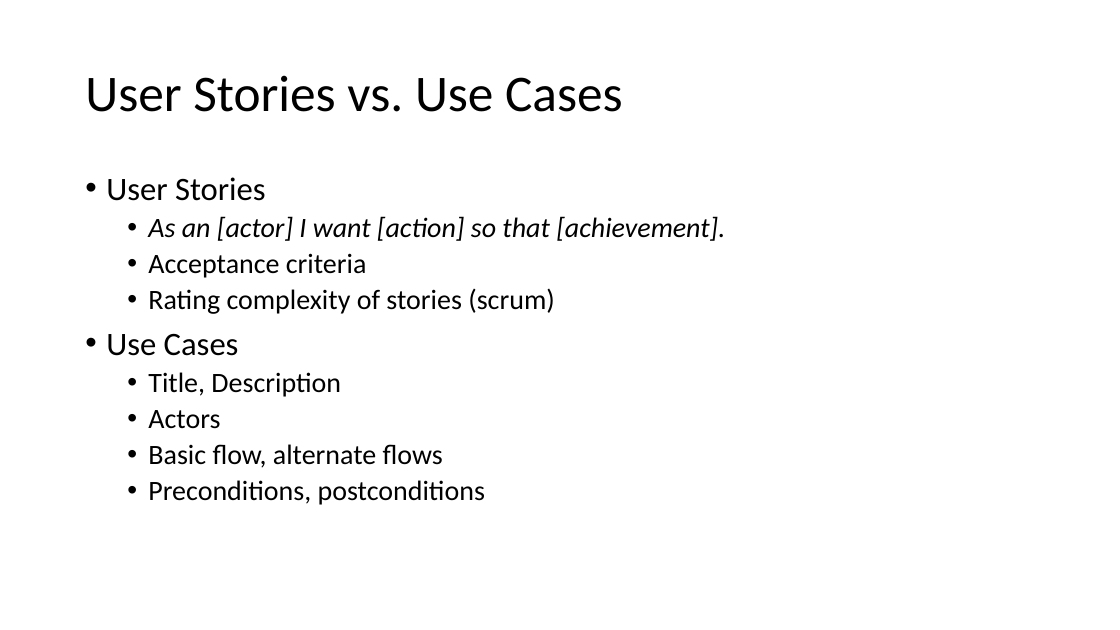
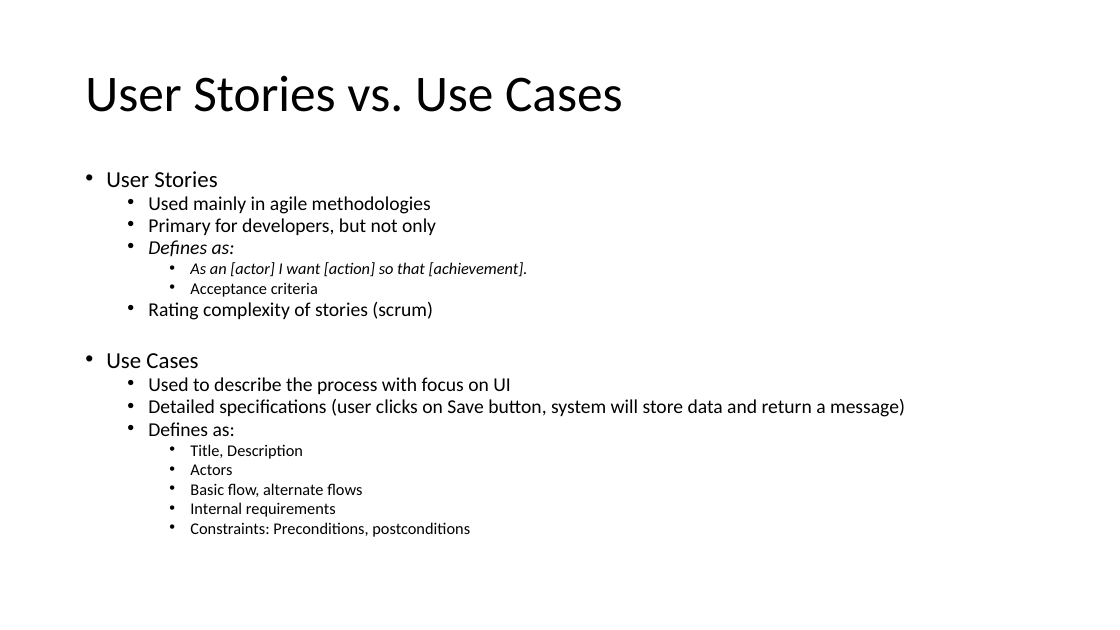
Before and after one commit to RobertVejvoda/BookRentals, a slide deck: slide 7 of docs/book_rentals_training.pptx (slide 6 before the commit). Drawn at 1120x630 pixels with LibreOffice and Linux fonts; fonts in the diff are those of the drawing. Boxes give left, top, right and bottom in pixels: in the first picture for what was removed or moved away, otherwise in the second. Text is boxed around its words. In the diff, an @@ line names an element or a change of style, - is before the commit and + after.

```diff
--- a/docs/book_rentals_training.pptx
+++ b/docs/book_rentals_training.pptx
@@ text at (106,171,528,497): size 28 to 19.6 pt in "User Stories", "Use Cases"; size 24 to 14 pt in "As an [actor] I want [action] so ...", "Acceptance criteria", "Title, Description", "Actors" and 1 more places; size 24 to 16.8 pt in "Rating complexity of stories (scrum)"; line spacing 0.9 to 0.7; list level 2 to 3 in "As an [actor] I want ..."; list level 2 to 3 in "Acceptance criteria"; list level 2 to 3 in "Title, Description"; list level 2 to 3 in "Actors"; list level 2 to 3 in "Basic flow, alternate flows" @@
@@ text at (148,196,436,257): paragraphs added @@
+  • Used mainly in agile methodologies
+  • Primary for developers, but not only
+  • Defines as:
@@ text at (148,377,905,436): paragraphs added @@
+  • Used to describe the process with focus on UI
+  • Detailed specifications (user clicks on Save button, system will store data and return a message)
+  • Defines as:
@@ text at (190,502,470,537): text changed; size 24 to 14 pt @@
-  • Preconditions, postconditions
+    • Internal requirements
+    • Constraints: Preconditions, postconditions
```
Also in this commit, not shown: 2 other slides changed, 5 slides added, 2 slides removed, 3 other files.
